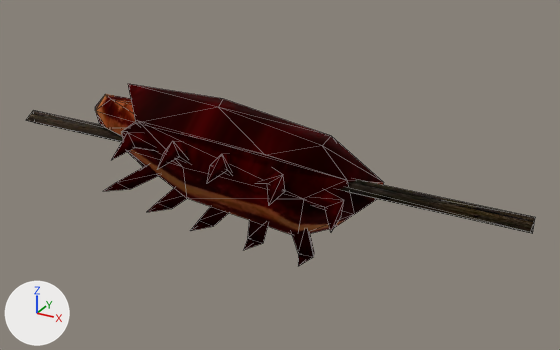
Renders of the glTF model assets/models/KM_ITFO_MEATBUG.glb from each side of a commit.
Camera for both pictures: a 50 mm lens placed at (0.282, -0.452, 0.284), pointed at (0.026, 0.015, 0.051). The axes (+X, +Y, +Z) are drawn at lower left. The lights are the same throughout. Mesh edges are drawn as thin lines. Vertices at the same position are counted once.
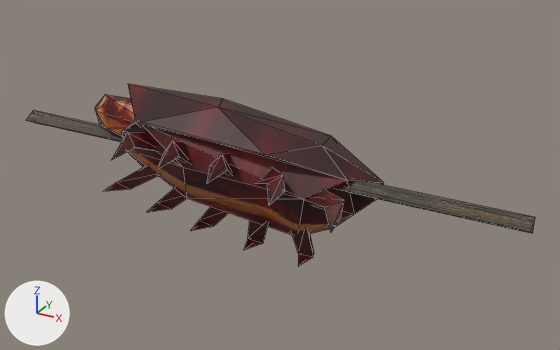
Boxes [x1, y1, x2, y2] around the edits, measured in the pictures (560 x 350 px):
'Mesh', surface changed (red to brown)
    both: [26, 84, 535, 266]

Patch to the scene script:
```diff
--- a/assets/models/KM_ITFO_MEATBUG.glb.py
+++ b/assets/models/KM_ITFO_MEATBUG.glb.py
@@ img_nw_city_wood_ornament_02_1 @@
+img_nw_city_wood_ornament_02_1 = load_image('NW_City_Wood_Ornament_02', '_unpacked/NW_City_Wood_Ornament_02', 128, 512, 'sRGB')
@@ img_it_food_01_1 @@
+img_it_food_01_1 = load_image('It_Food_01', '_unpacked/It_Food_01', 512, 512, 'sRGB')
@@ mat_nw_city_wood_ornament_02 @@
 mat_nw_city_wood_ornament_02 = principled_material('NW_CITY_WOOD_ORNAMENT_02')
-mat_nw_city_wood_ornament_02.texture = img_nw_city_wood_ornament_02
-mat_nw_city_wood_ornament_02.metallic = 1.0
-mat_nw_city_wood_ornament_02.roughness = 1.0
+mat_nw_city_wood_ornament_02.texture = img_nw_city_wood_ornament_02_1
@@ mat_it_food_01 @@
 mat_it_food_01 = principled_material('IT_FOOD_01')
-mat_it_food_01.texture = img_it_food_01
-mat_it_food_01.metallic = 1.0
-mat_it_food_01.roughness = 1.0
+mat_it_food_01.texture = img_it_food_01_1
@@ me_mesh @@
 me_mesh.from_pydata(...)  # 128 vertices, 176 faces; spans x -0.213..0.213, y -0.059..0.056, z -0.009..0.103
 # used by ob_mesh; location = (0.0, 0.0, 0.0)
+# me_mesh part 1: the surface is now shaded flat
 me_mesh.materials.append(mat_nw_city_wood_ornament_02)
```
